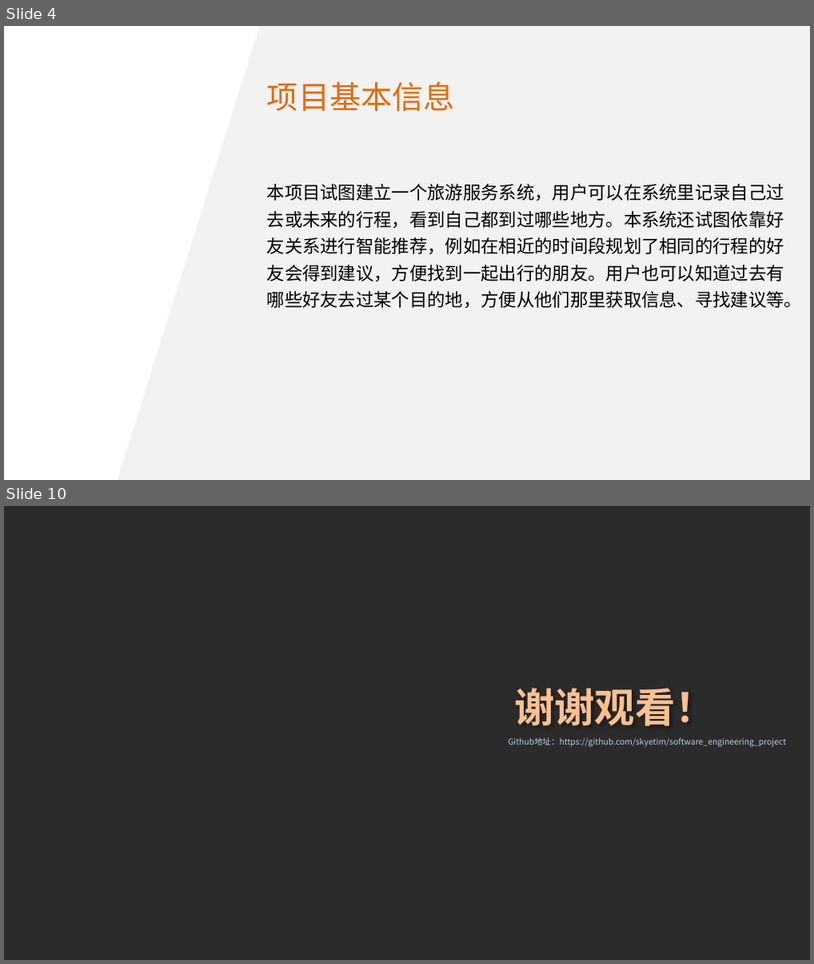
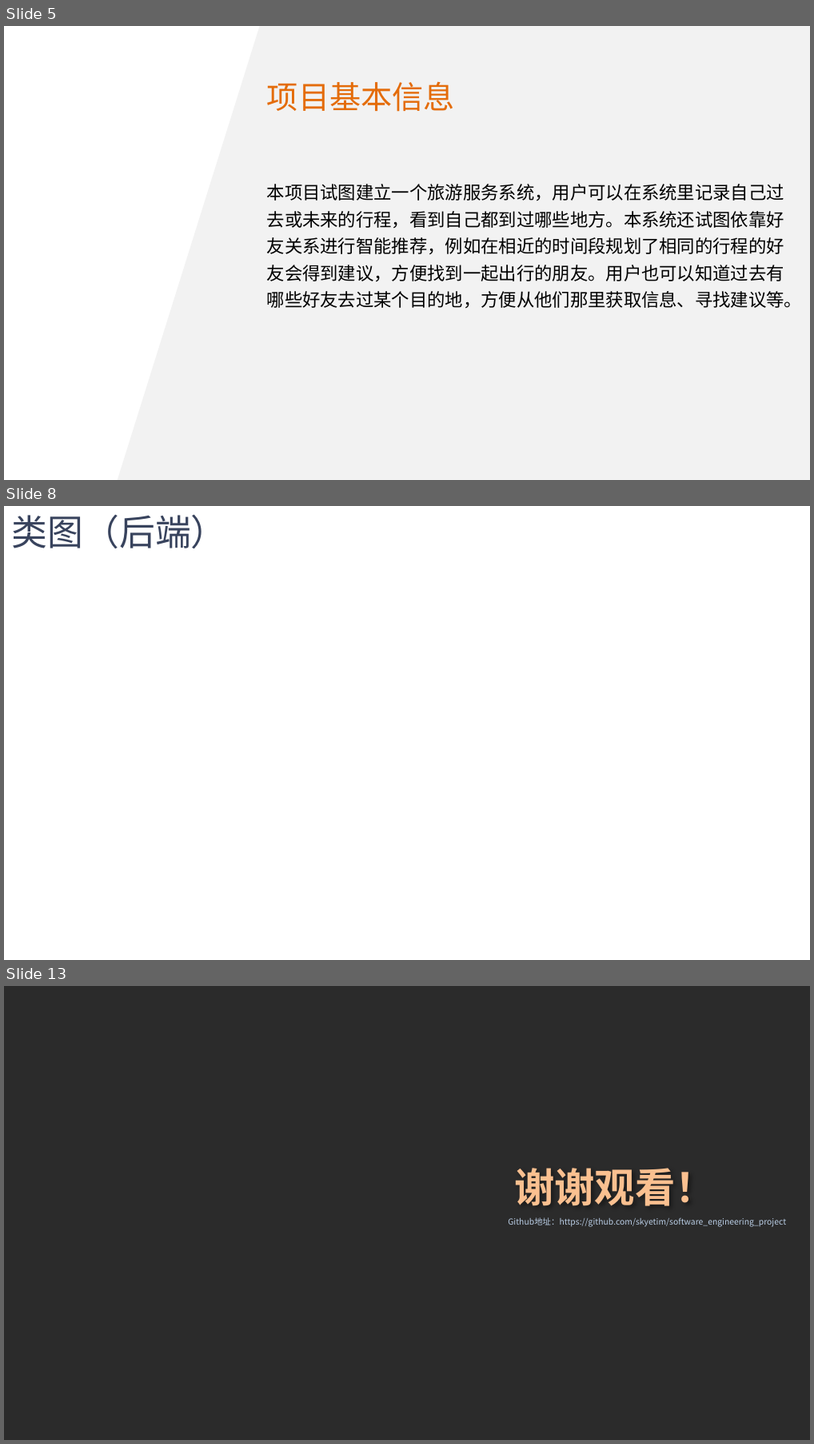
Before and after one commit to skyetim/travel_planning_website, a slide deck: doc/第二阶段课堂展示/第二阶段课堂展示.pptx. Shown one above the other, each under a label of ours: slides 4 and 10 before the commit, slides 5, 8 and 13 after it; the slides between them are not shown. The pictures are 814x964 and 814x1444 pixels, drawn with LibreOffice and Linux fonts; fonts in the diff are those of the drawing; background and template pictures are left out; a plain dark background stands for a picture behind light text. Boxes give left, top, right and bottom in pixels: in the first picture for what was removed or moved away, otherwise in the second. Text is boxed around its words. In the diff, an @@ line names an element or a change of style, - is before the commit and + after.

Commit message:
doc: 增加前端类图 & 修改模板

```diff
--- a/doc/第二阶段课堂展示/第二阶段课堂展示.pptx
+++ b/doc/第二阶段课堂展示/第二阶段课堂展示.pptx
@@ slide 8 added at (x1=4, y1=506, x2=810, y2=960), background #FFFFFF @@
@@ text added at (x1=12, y1=515, x2=227, y2=548), 32 pt, text #38435D @@
+类图（后端）
@@ what was slide 4 is now slide 5 @@
@@ what was slide 10 is now slide 13 @@
```
Also in this commit, not shown: 8 slides changed, 2 other slides added.
